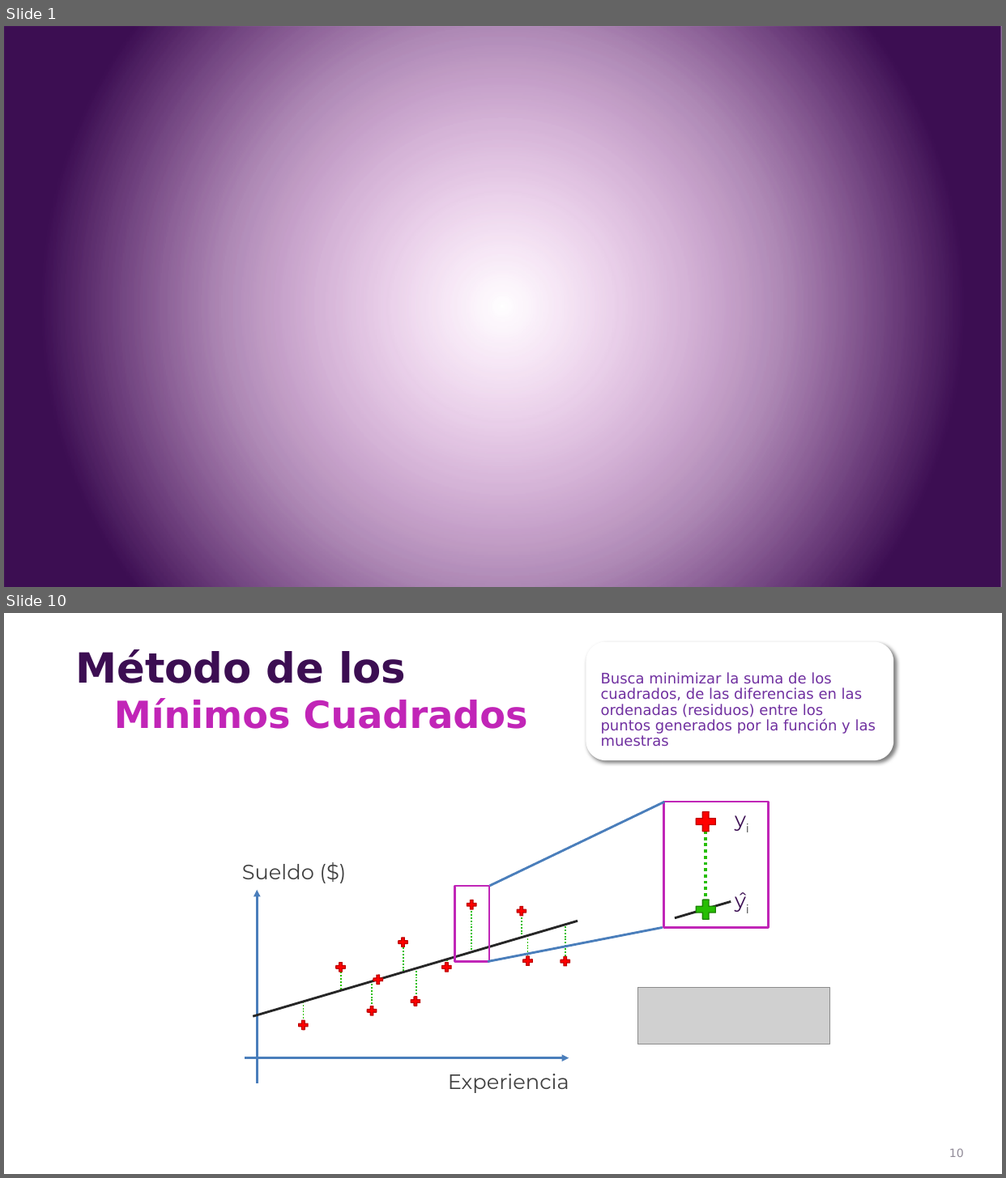
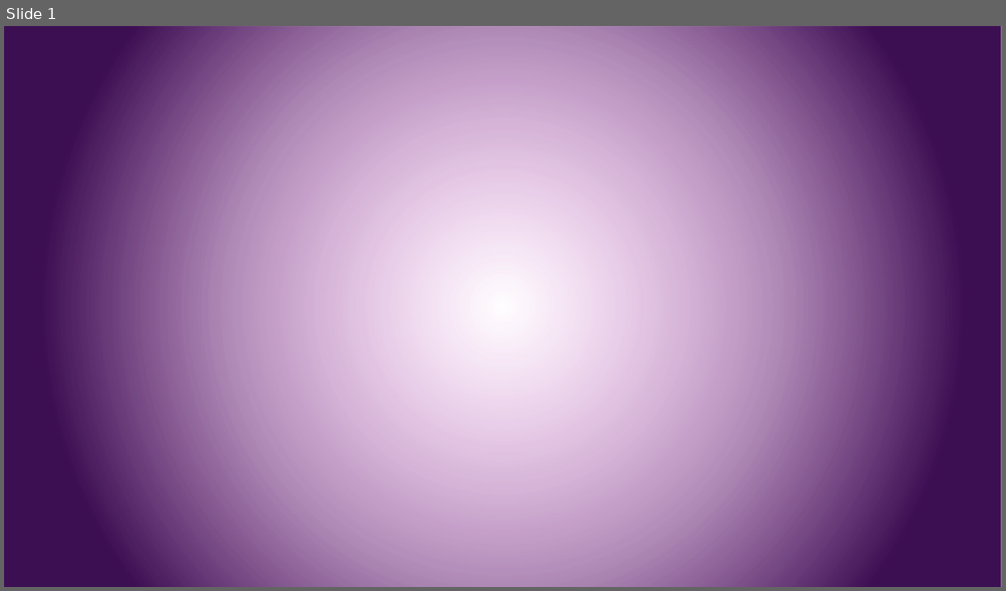
Before and after one commit to csameshiman/Axity_Curso_ML_2023, a slide deck: Diapositivas/Parte 04.Clustering/Sección 04.2.Hierarchical Clustering/Hierarchical_Clustering.pptx. Shown one above the other, each under a label of ours: slides 1 and 10 before the commit, slide 1 after it; the slides between them are not shown. The pictures are 1006x1178 and 1006x591 pixels, drawn with LibreOffice and Linux fonts; fonts in the diff are those of the drawing; grey boxes stand for pictures; background and template pictures are left out. Boxes give left, top, right and bottom in pixels: in the first picture for what was removed or moved away, otherwise in the second. Text is boxed around its words. In the diff, an @@ line names an element or a change of style, - is before the commit and + after.

```diff
--- a/Diapositivas/Parte 04.Clustering/Sección 04.2.Hierarchical Clustering/Hierarchical_Clustering.pptx
+++ b/Diapositivas/Parte 04.Clustering/Sección 04.2.Hierarchical Clustering/Hierarchical_Clustering.pptx
@@ slide 10 removed at [4, 613, 1002, 1174], background picture (left out) @@
@@ text removed at [75, 649, 406, 683] @@
-Método de los
@@ rounded rectangle removed at [586, 641, 894, 760] @@
@@ text removed at [601, 672, 876, 747] @@
-Busca minimizar la suma de los cuadrados, de las diferencias en las ordenadas (residuos) entre los puntos generados por la función y las muestras
@@ text removed at [114, 698, 528, 729] @@
-Mínimos Cuadrados
@@ line removed from (490, 886) to (664, 802) @@
@@ rectangle removed at [664, 802, 769, 927] @@
@@ text removed at [731, 803, 769, 840] @@
-yi
@@ freeform shape removed at [692, 809, 718, 835] @@
@@ line removed from (705, 909) to (705, 832) @@
@@ text removed at [242, 864, 314, 879] @@
-Sueldo ($)
@@ arrow removed from (257, 1083) to (257, 890) @@
@@ rectangle removed at [454, 886, 489, 962] @@
@@ line removed from (675, 918) to (731, 902) @@
@@ freeform shape removed at [692, 897, 718, 922] @@
@@ text removed at [731, 884, 769, 921] @@
-yî
@@ line removed from (253, 1016) to (577, 922) @@
@@ line removed from (472, 954) to (472, 907) @@
@@ line removed from (488, 962) to (663, 927) @@
@@ line removed from (522, 938) to (522, 912) @@
@@ line removed from (565, 960) to (565, 924) @@
@@ line removed from (403, 972) to (403, 945) @@
@@ line removed from (528, 962) to (528, 935) @@
@@ line removed from (341, 990) to (341, 969) @@
@@ line removed from (415, 1001) to (415, 970) @@
@@ line removed from (447, 964) to (447, 960) @@
@@ line removed from (373, 1007) to (373, 982) @@
@@ group removed at [297, 899, 571, 1031]: 11 freeform shapes @@
@@ picture removed at [638, 987, 829, 1044] @@
@@ line removed from (304, 1023) to (304, 1003) @@
@@ arrow removed from (245, 1059) to (569, 1059) @@
@@ text removed at [448, 1074, 569, 1093] @@
-Experiencia
@@ page number removed at [949, 1148, 964, 1157] @@
-10
```
Also in this commit, not shown: 28 slides added, 15 other slides removed.
